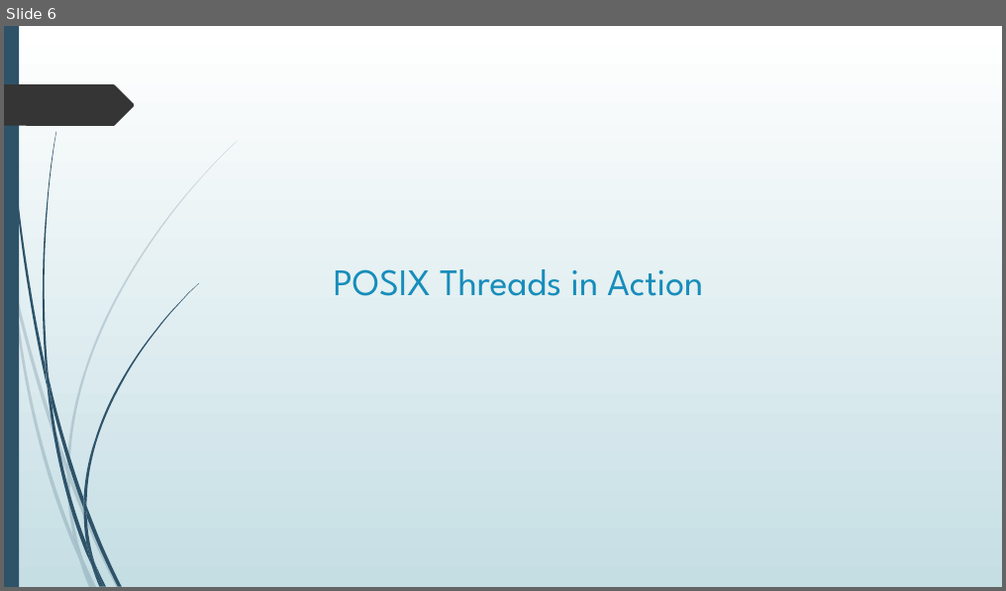
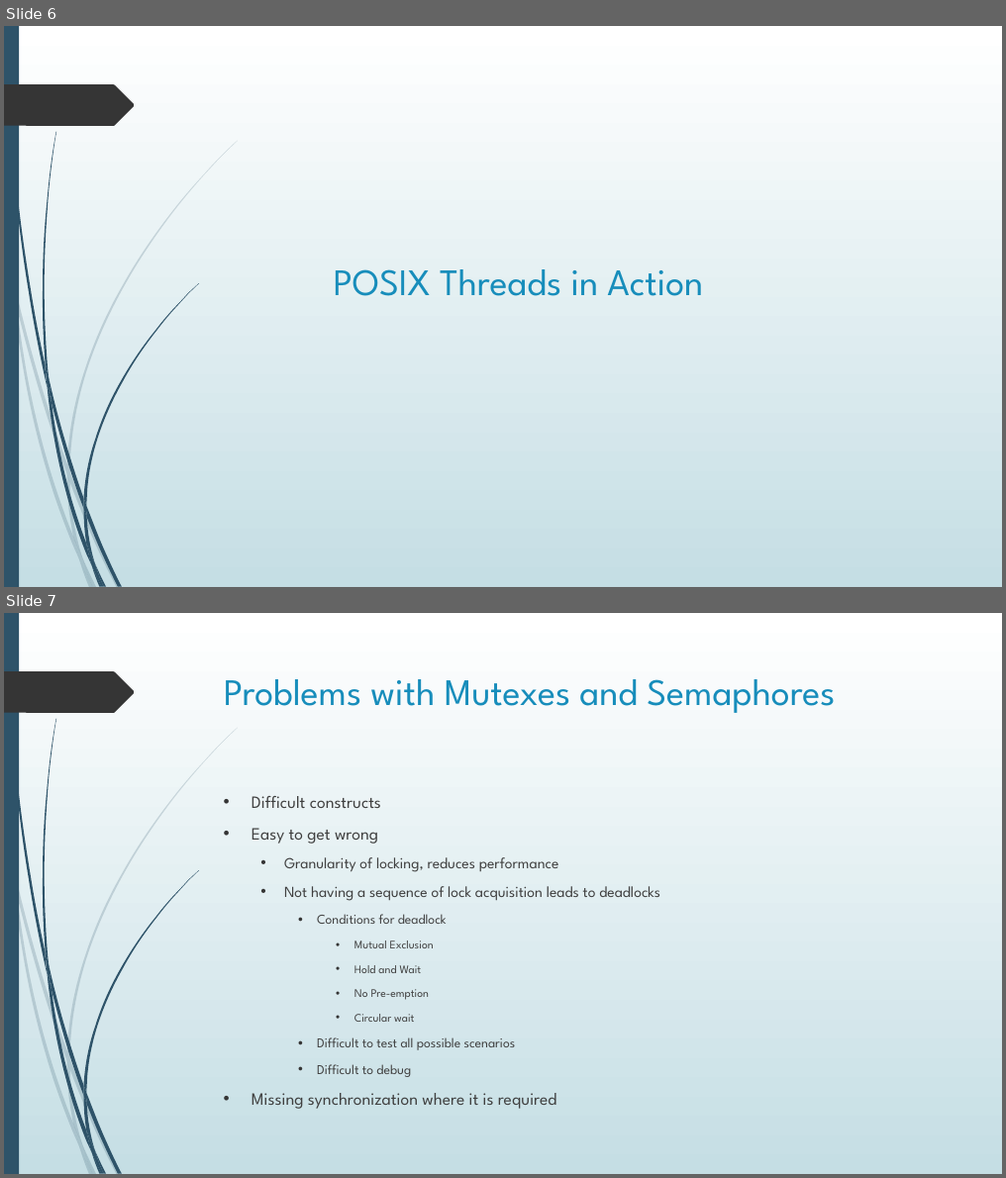
Before and after one commit to bhattacharjee/producer-consumer, a slide deck: Presentation1.pptx. Shown one above the other, each under a label of ours: slide 6 before the commit, slides 6 and 7 after it. The pictures are 1006x591 and 1006x1178 pixels, drawn with LibreOffice and Linux fonts; fonts in the diff are those of the drawing. Boxes give left, top, right and bottom in pixels: in the first picture for what was removed or moved away, otherwise in the second. Text is boxed around its words. In the diff, an @@ line names an element or a change of style, - is before the commit and + after.

```diff
--- a/Presentation1.pptx
+++ b/Presentation1.pptx
@@ slide 7 added at (x1=4, y1=613, x2=1002, y2=1174), background gradient #FFFFFF to #C5DEE5; not listed: 24 template elements that a slide beside it also shows @@
@@ title added at (x1=224, y1=679, x2=835, y2=713), 36 pt, text #178DBB @@
+Problems with Mutexes and Semaphores
@@ text added at (x1=252, y1=796, x2=660, y2=1109), 14.8 pt, text #404040 @@
+• Difficult constructs
+• Easy to get wrong
+  • Granularity of locking, reduces performance
+  • Not having a sequence of lock acquisition leads to deadlocks
+    • Conditions for deadlock
+      • Mutual Exclusion
+      • Hold and Wait
+      • No Pre-emption
+      • Circular wait
+    • Difficult to test all possible scenarios
+    • Difficult to debug
+• Missing synchronization where it is required
```
Also in this commit, not shown: 1 slide changed, 5 other slides added.
